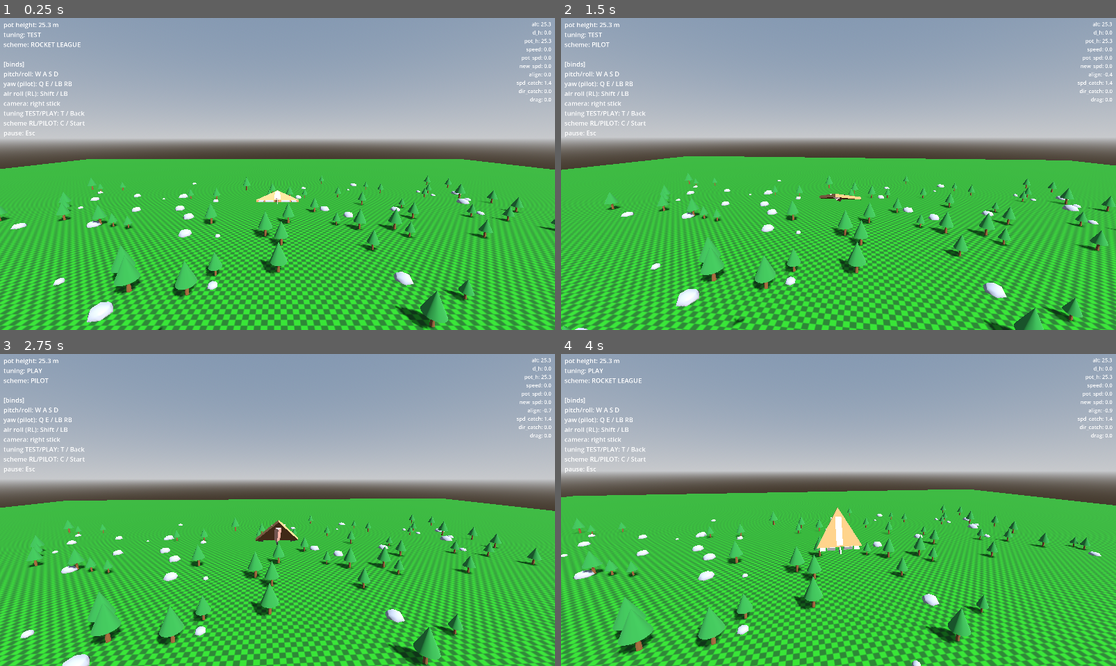
Above: before the commit, frames 1-4 (two rows, left to right).
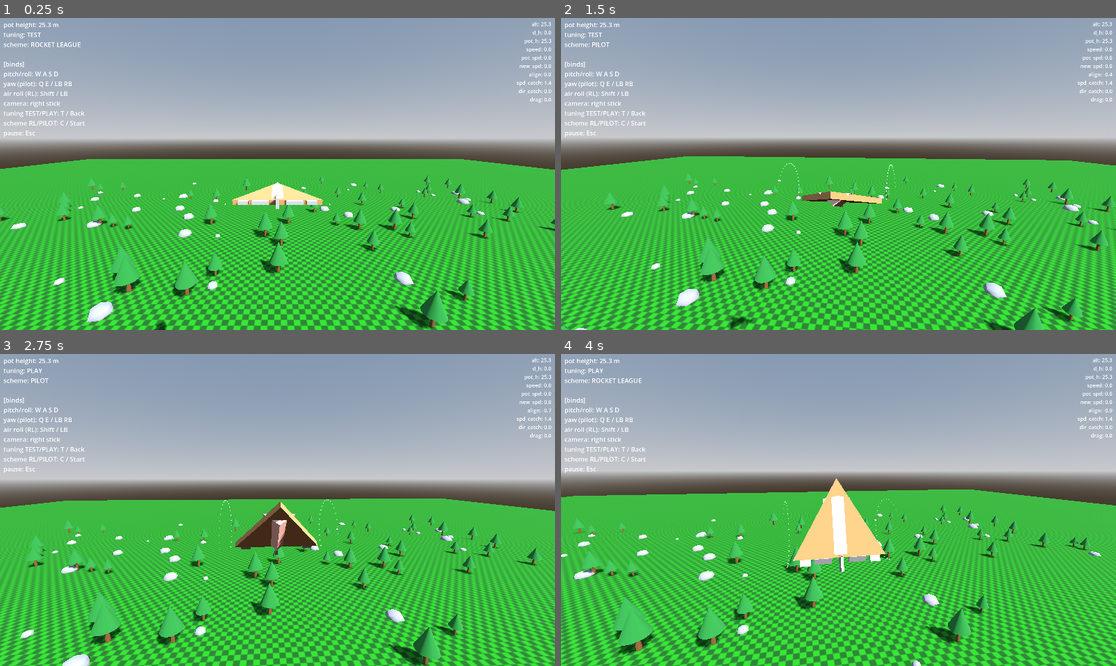
Above: after the commit, the same moments.

Repository: westonkelliher/glider
Game: Godot game, scene res://scenes/main.tscn
The game is run twice, just before and just after one commit, with the same random seed, the same clock (stepped at 60 frames per second) and the same inputs.
Inputs (mouse positions are in pixels of both pictures, inside the frame that each line leads up to):
- Up to frame 1 (0.25 s): no input
- Up to frame 2 (1.5 s): tap Enter at 0.5 s; move the mouse to (866, 174) at 0.52 s; hold Shift (air_roll) 0.53-1.28 s; hold W (move_forward) from 0.53 s (still down); move the mouse to (810, 174) at 1.27 s; tap C (toggle_scheme) at 1.35 s
- Up to frame 3 (2.75 s): keep holding W (move_forward); move the mouse to (288, 503) at 2.02 s; hold T (toggle_tuning) from 2.03 s (still down)
- Up to frame 4 (4 s): keep holding W (move_forward); move the mouse to (832, 516) at 2.77 s; release T (toggle_tuning) at 2.78 s; tap Shift (air_roll) at 2.85 s; move the mouse to (877, 513) at 3.52 s; hold C (toggle_scheme) from 3.53 s (still down)

The runs differ from the first frame. In frame 1, 0.7% of the frame differs, in the area x 27-60%, y 52-100%; in frame 2, 0.4%; in frame 3, 1.1%; in frame 4, 2.0%, in the area x 40-61%, y 39-70%.

Commit message:
Scene: move 2x scale to main instance, nudge mesh/aileron offsets, show wing trails
Co-Authored-By: Claude Opus 4.8 <noreply@anthropic.com>

Diff:
--- a/scenes/glider_body.tscn
+++ b/scenes/glider_body.tscn
@@ -51,12 +51,11 @@
 [sub_resource type="BoxMesh" id="BoxMesh_qut1m"]
 
 [node name="GliderBody" type="CharacterBody3D" unique_id=786574907]
-transform = Transform3D(2, 0, 0, 0, 2, 0, 0, 0, 2, 0, 0, 0)
 floor_max_angle = 0.43284166
 script = ExtResource("1_kiolu")
 
 [node name="Mesh" type="MeshInstance3D" parent="." unique_id=8097921]
-transform = Transform3D(1, 0, 0, 0, 1, 0, 0, 0, 1, 0, 0.1, 0)
+transform = Transform3D(1, 0, 0, 0, 1, 0, 0, 0, 1, 0, 0.1, -0.1)
 mesh = SubResource("PrismMesh_qut1m")
 
 [node name="Wing" type="MeshInstance3D" parent="Mesh" unique_id=2131678133]
@@ -65,7 +64,6 @@
 
 [node name="TrailL" type="GPUParticles3D" parent="Mesh/Wing" unique_id=465931524]
 transform = Transform3D(1, 0, 0, 0, 1, 0, 0, 0, 1, -0.9, -0.8, 0)
-visible = false
 amount = 240
 lifetime = 0.8
 process_material = SubResource("ParticleProcessMaterial_trail")
@@ -73,7 +71,6 @@
 
 [node name="TrailR" type="GPUParticles3D" parent="Mesh/Wing" unique_id=118740851]
 transform = Transform3D(1, 0, 0, 0, 1, 0, 0, 0, 1, 0.9, -0.8, 0)
-visible = false
 amount = 240
 lifetime = 0.8
 process_material = SubResource("ParticleProcessMaterial_trail")
@@ -84,7 +81,7 @@
 shape = SubResource("CylinderShape3D_aylop")
 
 [node name="Ailerons" type="Node3D" parent="." unique_id=1488725268]
-transform = Transform3D(0.06, 0, 0, 0, -2.6226832e-09, 0.06, 0, -0.06, -2.6226832e-09, 0, 0.07793358, 0.54999995)
+transform = Transform3D(0.06, 0, 0, 0, -2.6226832e-09, 0.06, 0, -0.06, -2.6226832e-09, 0, 0.07793358, 0.43670166)
 
 [node name="Pitch" type="Node3D" parent="Ailerons" unique_id=373461907]
 
--- a/scenes/main.tscn
+++ b/scenes/main.tscn
@@ -32,7 +32,7 @@
 [node name="Floor" parent="." unique_id=1291254760 instance=ExtResource("3_sugp2")]
 
 [node name="GliderBody" parent="." unique_id=786574907 instance=ExtResource("2_0wfyh")]
-transform = Transform3D(1, 0, 0, 0, 1, 0, 0, 0, 1, 3, 25.340275, 15.763351)
+transform = Transform3D(2, 0, 0, 0, 2, 0, 0, 0, 2, 3, 25.340275, 15.763351)
 
 [node name="CameraRig" parent="." unique_id=478481249 node_paths=PackedStringArray("target") instance=ExtResource("3_jyhfs")]
 transform = Transform3D(1, 0, 0, 0, 1, 0, 0, 0, 1, 3, 33.65508, 34.35282)
